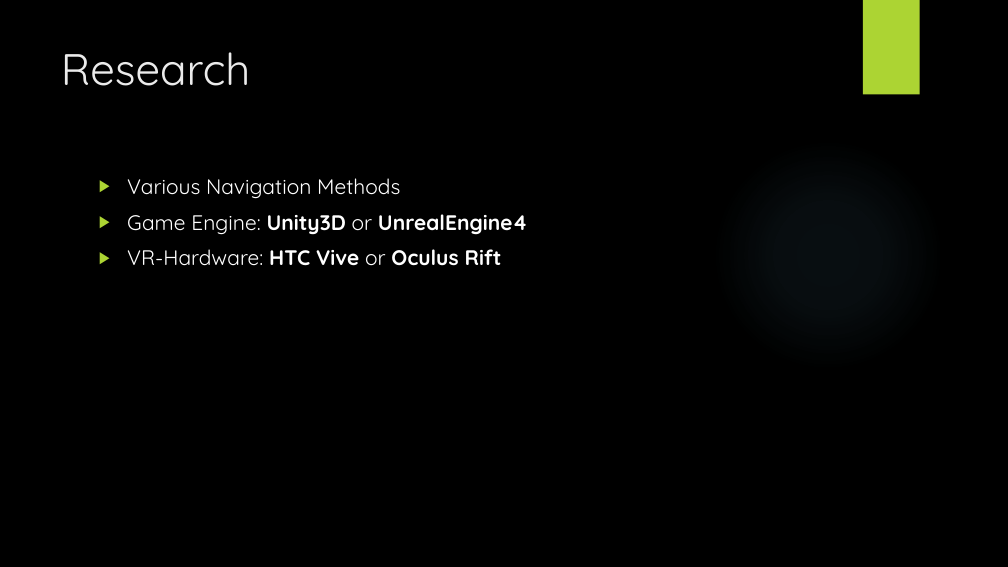
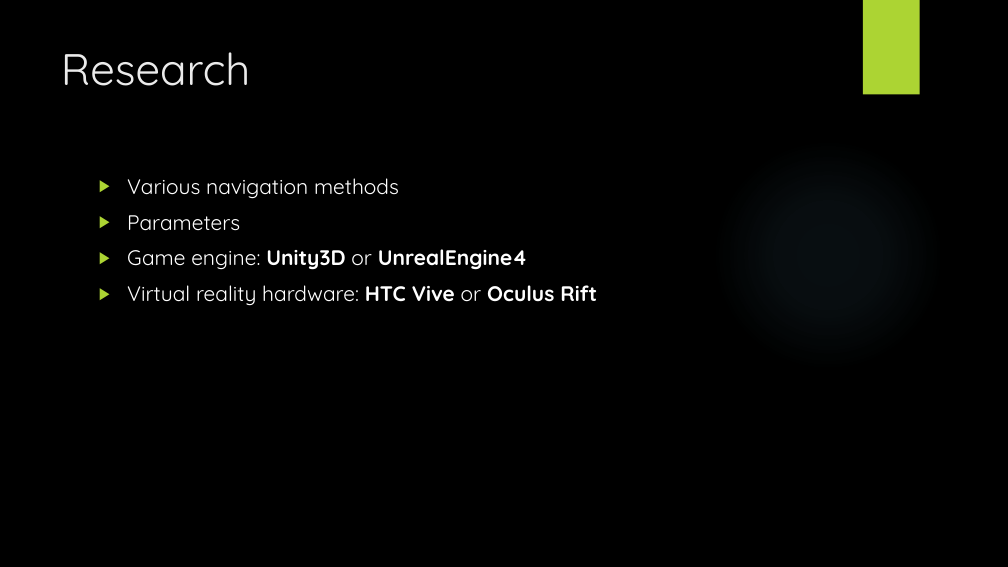
Before and after one commit to c4tTi/navVR, a slide deck: slide 4 of documents/presentation/Navigation in VR Space.pptx (slide 3 before the commit). Drawn at 1008x567 pixels with LibreOffice and Linux fonts; fonts in the diff are those of the drawing; background and template pictures are left out. Boxes give left, top, right and bottom in pixels: in the first picture for what was removed or moved away, otherwise in the second. Text is boxed around its words. In the diff, an @@ line names an element or a change of style, - is before the commit and + after.

Commit message:
update ppt

```diff
--- a/documents/presentation/Navigation in VR Space.pptx
+++ b/documents/presentation/Navigation in VR Space.pptx
@@ text at (127, 178, 597, 306): text changed @@
-▶ Various Navigation Methods
-▶ Game Engine: Unity3D or UnrealEngine4
-▶ VR-Hardware: HTC Vive or Oculus Rift
+▶ Various navigation methods
+▶ Parameters
+▶ Game engine: Unity3D or UnrealEngine4
+▶ Virtual reality hardware: HTC Vive or Oculus Rift
```
Also in this commit, not shown: 1 other slide changed, 3 slides added, 2 slides removed.
